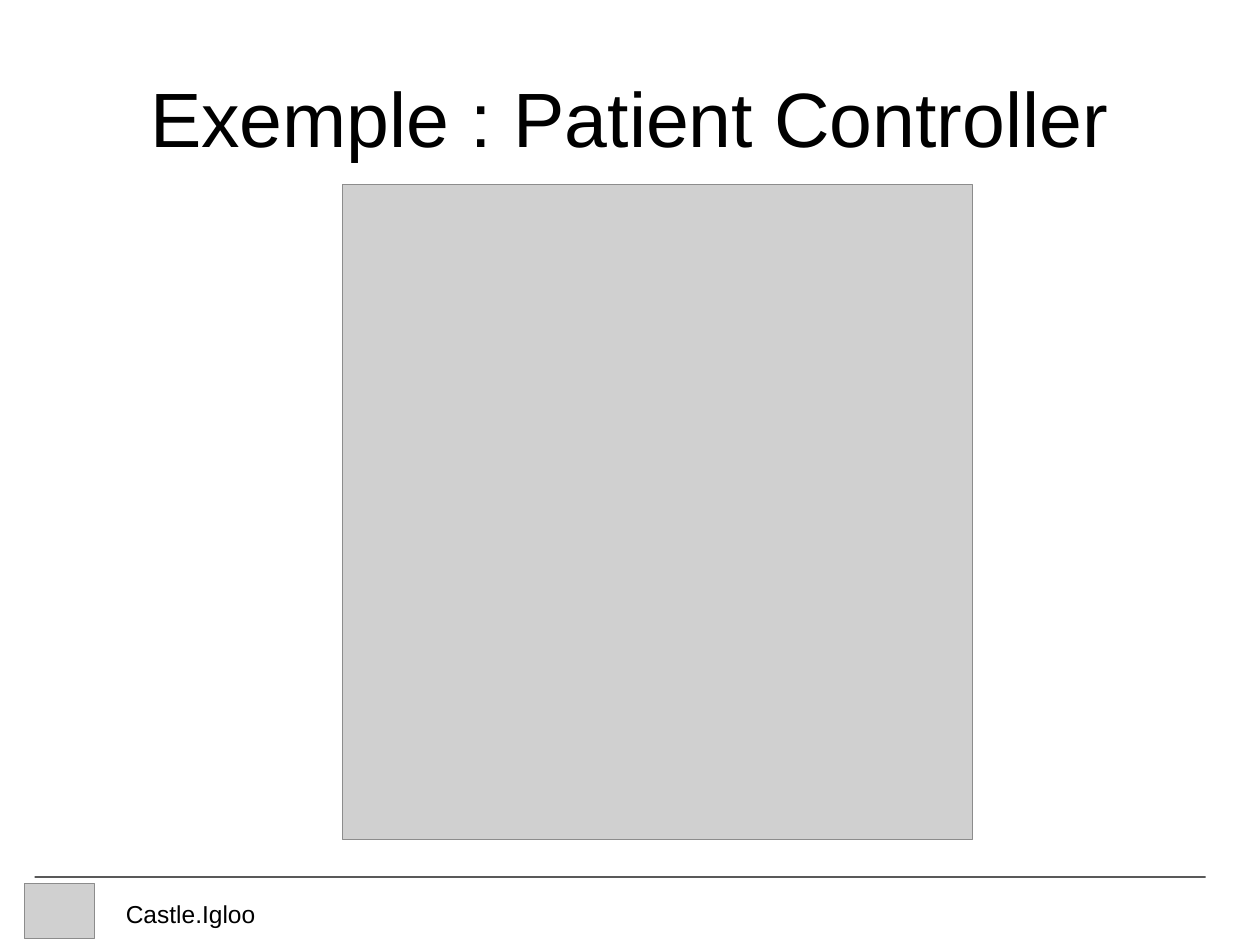
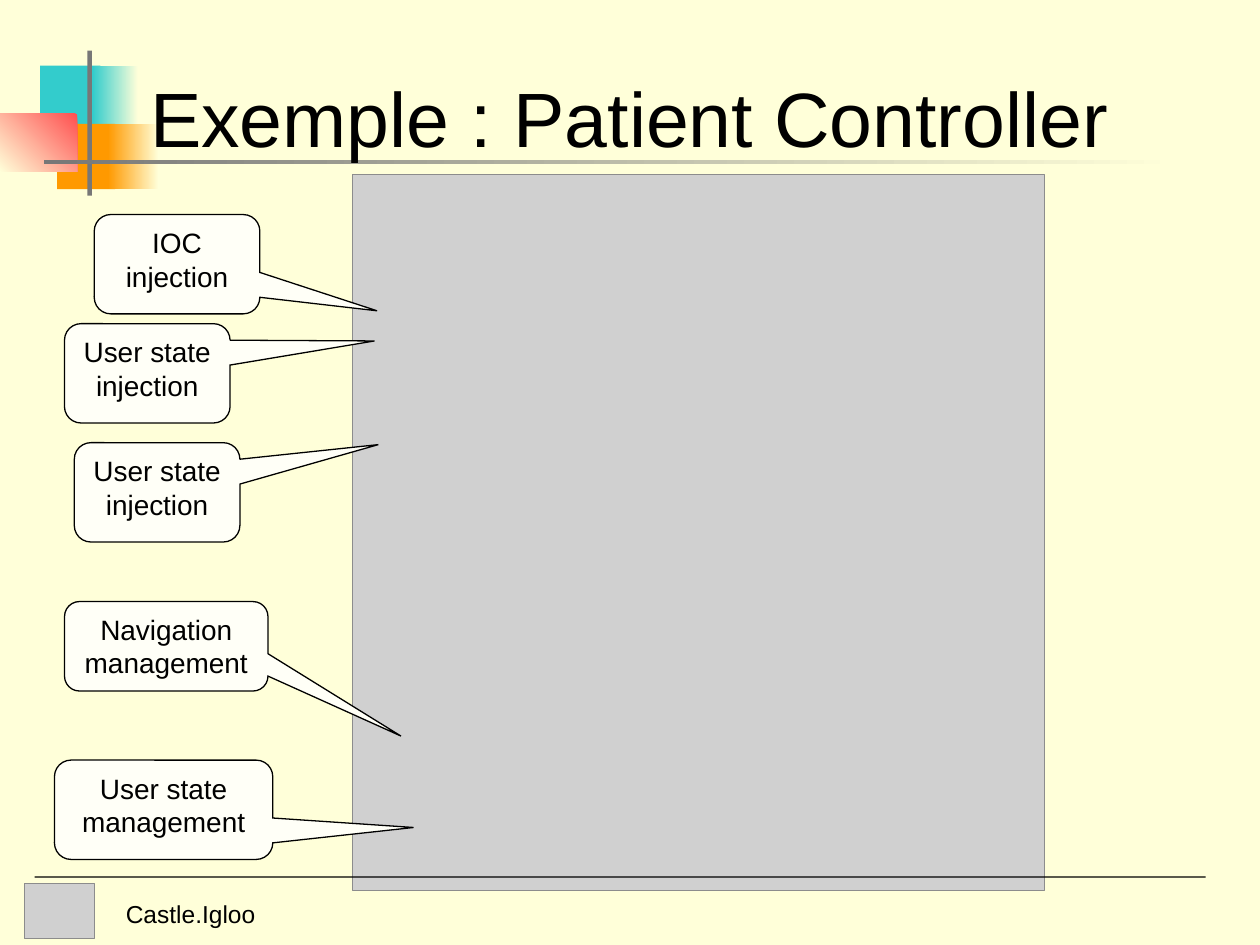
Before and after one commit to castleproject/Core, a slide deck: slide 20 of Experiments/Castle.Igloo/doc/Igloo Presentation.ppt (slide 13 before the commit). Drawn at 1260x945 pixels with LibreOffice and Linux fonts; fonts in the diff are those of the drawing; grey boxes stand for pictures. Boxes give left, top, right and bottom in pixels: in the first picture for what was removed or moved away, otherwise in the second. Text is boxed around its words. In the diff, an @@ line names an element or a change of style, - is before the commit and + after.

```diff
--- a/Experiments/Castle.Igloo/doc/Igloo Presentation.ppt
+++ b/Experiments/Castle.Igloo/doc/Igloo Presentation.ppt
@@ background #FFFFFF to #FFFFD9 @@
@@ rectangle added at <box>87,50,91,195</box>, fill #777777 @@
@@ rectangle added at <box>40,66,101,131</box>, fill #33CCCC @@
@@ rectangle added at <box>93,66,139,131</box>, fill gradient #FFFFD9 to #33CCCC @@
@@ rectangle added at <box>0,113,77,171</box>, fill gradient #FF5050 to #FFFFD9 @@
@@ rectangle added at <box>57,123,115,189</box>, fill #FF9900 @@
@@ rectangle added at <box>108,123,159,189</box>, fill gradient #FFFFD9 to #FF9900 @@
@@ rectangle added at <box>44,160,1178,164</box>, fill gradient #FFFFD9 to #777777 @@
@@ picture: place and size @@
-picture at <box>343,185,973,840</box>
+picture at <box>353,175,1046,891</box>
@@ rounded speech box added at <box>94,214,260,314</box>, fill #FFFFF7, outline #000000 0.74 pt, 16 pt, text #000000 @@
+IOC injection
@@ rounded speech box added at <box>64,324,229,423</box>, fill #FFFFF7, outline #000000 0.74 pt, 16 pt, text #000000 @@
+User state
+injection
@@ rounded speech box added at <box>74,442,239,542</box>, fill #FFFFF7, outline #000000 0.74 pt, 16 pt, text #000000 @@
+User state
+injection
@@ rounded speech box added at <box>64,601,267,690</box>, fill #FFFFF7, outline #000000 0.74 pt, 16 pt, text #000000 @@
+Navigation
+management
@@ rounded speech box added at <box>54,760,272,859</box>, fill #FFFFF7, outline #000000 0.74 pt, 16 pt, text #000000 @@
+User state
+management
```
Also in this commit, not shown: 11 other slides changed, 8 slides added, 1 slide removed, 2 other files.
